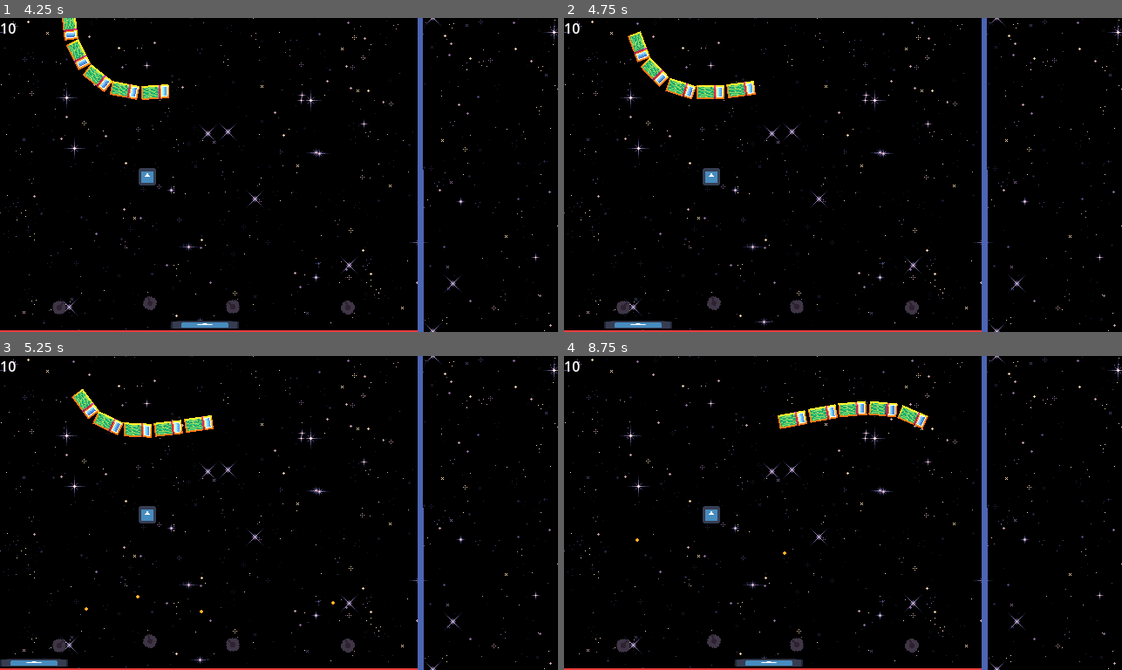
Above: before the commit, frames 1-4 (two rows, left to right).
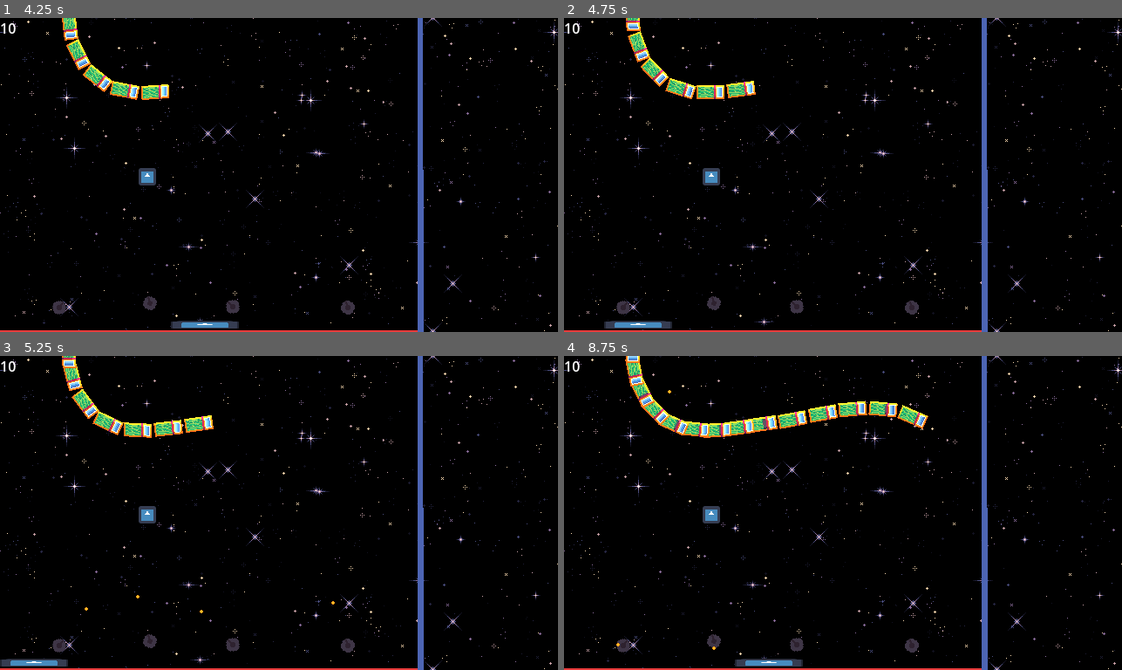
Above: after the commit, the same moments.

Repository: xefensor/tower-breakout
Game: Godot game, scene res://Game.tscn
The game is run twice, just before and just after one commit, with the same random seed, the same clock (stepped at 60 frames per second) and the same inputs. The engine's default icon, where the game draws it, is replaced by a stand-in: a white triangle on a blue panel in a dark square.
Inputs (mouse positions are in pixels of both pictures, inside the frame that each line leads up to):
- Up to frame 1 (4.25 s): tap Enter at 0.5 s; move the mouse to (61, 306) at 0.52 s; press the mouse at (61, 306) at 0.53 s; hold D (paddle_right) 0.53-1.28 s; move the mouse to (150, 303) at 1.27 s; release the mouse at (150, 303) at 1.28 s; hold A (paddle_left) 1.28-2.03 s; click (150, 303) at 1.35 s; move the mouse to (345, 306) at 2.02 s; press the mouse at (345, 306) at 2.03 s; hold D (paddle_right) 2.03-3.53 s; move the mouse to (234, 306) at 2.77 s; release the mouse at (234, 306) at 2.78 s; click (234, 306) at 2.85 s; move the mouse to (446, 222) at 3.52 s; press the mouse at (446, 222) at 3.53 s; hold A (paddle_left) from 3.53 s (still down)
- Up to frame 2 (4.75 s): keep holding A (paddle_left); move the mouse to (675, 127) at 4.27 s; release the mouse at (675, 127) at 4.28 s; click (675, 127) at 4.35 s
- Up to frame 3 (5.25 s): keep holding A (paddle_left); move the mouse to (306, 513) at 5.02 s; press the mouse at (306, 513) at 5.03 s
- Up to frame 4 (8.75 s): move the mouse to (759, 434) at 5.77 s; release A (paddle_left) at 5.78 s; release the mouse at (759, 434) at 5.78 s; hold D (paddle_right) 5.78-8.03 s; click (759, 434) at 5.85 s; move the mouse to (965, 497) at 6.52 s; press the mouse at (965, 497) at 6.53 s; move the mouse to (731, 528) at 7.27 s; release the mouse at (731, 528) at 7.28 s; click (731, 528) at 7.35 s; move the mouse to (898, 443) at 8.02 s; press the mouse at (898, 443) at 8.03 s; hold A (paddle_left) from 8.03 s (still down)

Frame 1 is identical in both runs. In frame 2, 0.1% of the frame differs, in the area x 11-14%, y 0-5%; in frame 3, 0.3%; in frame 4, 1.5%, in the area x 9-40%, y 0-94%.

Commit message:
addon update

Diff:
--- a/levels/test_level_01.tscn
+++ b/levels/test_level_01.tscn
@@ -52,9 +52,17 @@
 delay = 0.7
 metadata/_custom_type_script = "uid://xoen60n578bp"
 
+[sub_resource type="Resource" id="Resource_cifij"]
+script = ExtResource("9_lx6yc")
+enemy = ExtResource("8_6e6j7")
+amount = 10
+path = 0
+delay = 0.5
+metadata/_custom_type_script = "uid://xoen60n578bp"
+
 [sub_resource type="Resource" id="Resource_6e6j7"]
 script = ExtResource("6_yg266")
-timeline_objects = Array[ExtResource("7_5a3re")]([SubResource("Resource_5a3re")])
+timeline_objects = Array[ExtResource("7_5a3re")]([SubResource("Resource_5a3re"), SubResource("Resource_cifij")])
 metadata/_custom_type_script = "uid://c5a4hf3tlrfbu"
 
 [sub_resource type="Resource" id="Resource_lx6yc"]
Not shown, changed: addons/debloat_array/debloat_array_inspector.gd
Not shown, changed: addons/debloat_array/examples/example.tscn
Not shown, changed: addons/debloat_array/plugin.cfg
Binary file changed: addons/debloat_array/screenshots/screenshot1.jpg
Binary file added: addons/debloat_array/screenshots/screenshot1.png
Not shown, changed: addons/debloat_array/screenshots/screenshot1.png.import
Not shown, added: addons/debloat_array/styles/da_style_button_danger_hover.tres
Not shown, added: addons/debloat_array/styles/da_style_button_danger_normal.tres
Not shown, added: addons/debloat_array/styles/da_style_button_hover.tres
Not shown, added: addons/debloat_array/styles/da_style_button_normal.tres
Not shown, added: addons/debloat_array/styles/da_style_transparent.tres
Not shown: 1 places in levels/test_level_01.tscn that only renumber resources
